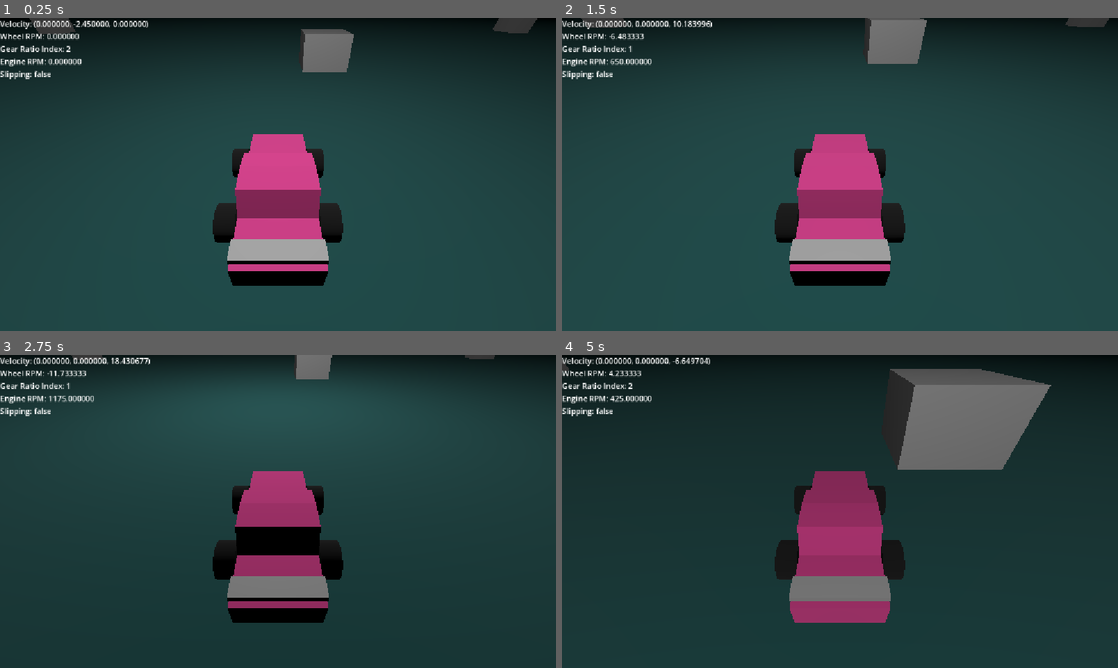
Above: before the commit, frames 1-4 (two rows, left to right).
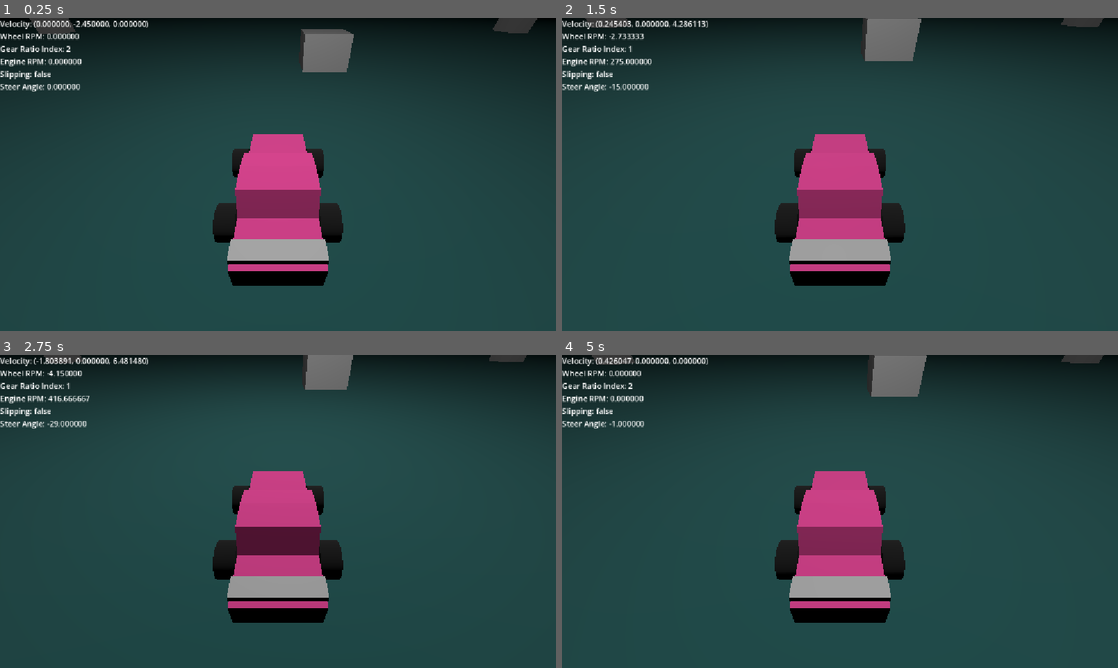
Above: after the commit, the same moments.

Repository: FlameFreezer/170.3
Game: Godot game, scene res://scenes/drive_test_chamber.tscn
Two runs of this game, one before a commit and one after it. Both use one fixed random seed, a clock stepped at 60 frames per second and the inputs below. This scene is started directly instead of the project's main scene.
Inputs:
- Up to frame 1 (0.25 s): no input
- Up to frame 2 (1.5 s): hold D (steer right) 0.53-1.28 s; hold W (throttle) 0.53-1.28 s; hold Q (downshift) from 1.28 s (still down); tap Shift (clutch) at 1.35 s
- Up to frame 3 (2.75 s): tap W (throttle) at 1.55 s; release Q (downshift) at 2.03 s; hold D (steer right) from 2.03 s (still down); hold W (throttle) from 2.03 s (still down)
- Up to frame 4 (5 s): release D (steer right) at 2.78 s; release W (throttle) at 2.78 s; hold E (upshift) 2.78-3.53 s; tap W (throttle) at 2.85, 3.8, 4.35 s; hold Shift (clutch) 3.53-4.28 s; hold A (steer left) from 3.53 s (still down)

The runs differ from the first frame. In frame 1, 0.2% of the frame differs, in the area x 0-15%, y 21-24%; in frame 2, 0.9%; in frame 3, 7.9%; in frame 4, 21%, in the area x 0-98%, y 0-86%.

Commit message:
Basic turning force

Diff:
--- a/scenes/Prefabs/PHCar.tscn
+++ b/scenes/Prefabs/PHCar.tscn
@@ -25,7 +25,7 @@
 
 [node name="PHCar" type="CharacterBody3D" unique_id=88021085]
 script = ExtResource("1_0ixyv")
-throttle_force = 1000.0
+throttle_force = 500.0
 max_engine_rpm = 10000.0
 engine_spindown_rate = 500.0
 wheel_diameter = 0.5
@@ -34,6 +34,8 @@
 static_friction_force = 1000.0
 kinetic_friction_force = 250.0
 gear_ratios = Array[float]([-50.0, -100.0, 100.0, 50.0, 25.0, 10.0])
+steer_time = 1.5
+max_steering_angle = 30.0
 
 [node name="CollisionShape3D" type="CollisionShape3D" parent="." unique_id=2110563621]
 shape = SubResource("BoxShape3D_oajxw")
--- a/scripts/Car/car_controller.gd
+++ b/scripts/Car/car_controller.gd
@@ -1,7 +1,7 @@
 extends CharacterBody3D
 signal update_values(String)
 
-@export_category("Engine")
+@export_category("Car Engine")
 ## Amount of acceleleration to apply from the throttle
 @export var throttle_force: float
 @export var max_engine_rpm: float
@@ -14,8 +14,12 @@
 ## Max static friction force that can be applied
 @export var static_friction_force: float
 @export var kinetic_friction_force: float
-@export_category("General motion")
 @export var gear_ratios: Array[float]
+@export_category("Steering")
+## Time to steer from 0 degrees to the maximum value in seconds
+@export var steer_time: float
+## Highest angle the wheels can be turned to in degrees
+@export var max_steering_angle: float
 
 var _throttle_state: float = 0.0
 var _wheel_rpm: float = 0.0
@@ -23,6 +27,8 @@
 var _handbrake_state: float = 0.0
 var _current_gear_ratio_index: int = 2
 var _is_slipping: bool = false
+var _steer_angle: float = 0.0
+var _steer_input: float = 0.0
 
 func _physics_process(delta: float) -> void:
 	if not is_on_floor():
@@ -30,13 +36,15 @@
 
 	read_input()
 
+	turn_wheels(delta)
+
 	simulate_engine(delta)
 
 	determine_slip_state()
 
 	accelerate_car()
 
-	update_values.emit("Velocity: %v\nWheel RPM: %f\nGear Ratio Index: %d\nEngine RPM: %f\nSlipping: %s" % [velocity, _wheel_rpm, _current_gear_ratio_index, _engine_rpm, utils.bool_to_string(_is_slipping)])
+	update_values.emit("Velocity: %v\nWheel RPM: %f\nGear Ratio Index: %d\nEngine RPM: %f\nSlipping: %s\nSteer Angle: %f" % [velocity, _wheel_rpm, _current_gear_ratio_index, _engine_rpm, utils.bool_to_string(_is_slipping), _steer_angle])
 
 	move_and_slide()
 
@@ -54,6 +62,7 @@
 
 func get_wheel_translation() -> float:
 	return wheel_diameter * PI * _wheel_rpm
+
 func read_input() -> void:
 	if Input.is_action_pressed("throttle"):
 		_throttle_state = 1.0
@@ -70,6 +79,9 @@
 	if Input.is_action_just_pressed("downshift"):
 		change_gear_ratio(-1)
 
+	_steer_input = float(Input.is_action_pressed("steer left")) - float(Input.is_action_pressed("steer right"))
+
+
 func simulate_engine(delta: float) -> void:
 	# Apply throttle to the engine
 	_engine_rpm = move_toward(_engine_rpm, max_engine_rpm, _throttle_state * throttle_force * delta)
@@ -81,6 +93,13 @@
 		_wheel_rpm = _engine_rpm / get_gear_ratio()
 	# Spindown wheel rpm
 	_wheel_rpm = move_toward(_wheel_rpm, 0.0, (wheel_spindown_rate + _handbrake_state * handbrake_power) * delta)
+
+func turn_wheels(delta: float) -> void:
+	if _steer_input != 0.0:
+		_steer_angle = move_toward(_steer_angle, max_steering_angle * _steer_input, delta / steer_time * max_steering_angle)
+	# Make it easier to land the angle at 0
+	elif abs(_steer_angle) <= 5.0:
+		_steer_angle = 0.0
 
 func determine_slip_state() -> void:
 	# Determine if wheels are slipping
@@ -97,4 +116,12 @@
 		accel_impact = get_wheel_translation() * get_forward() - get_forward_velocity()
 	else:
 		accel_impact = -kinetic_friction_force * velocity.normalized()
+	accel_impact += get_turning_force()
 	velocity += accel_impact
+
+func get_turning_force() -> Vector3:
+	var front_wheel_normal: Vector3 = get_forward().rotated(Vector3.UP, deg_to_rad(_steer_angle) - PI / 2.0)
+	var cornering: Vector3 = -front_wheel_normal * get_forward_velocity().dot(front_wheel_normal) * 0.025
+	if cornering.length() < utils.EPSILON:
+		cornering = Vector3.ZERO
+	return cornering
